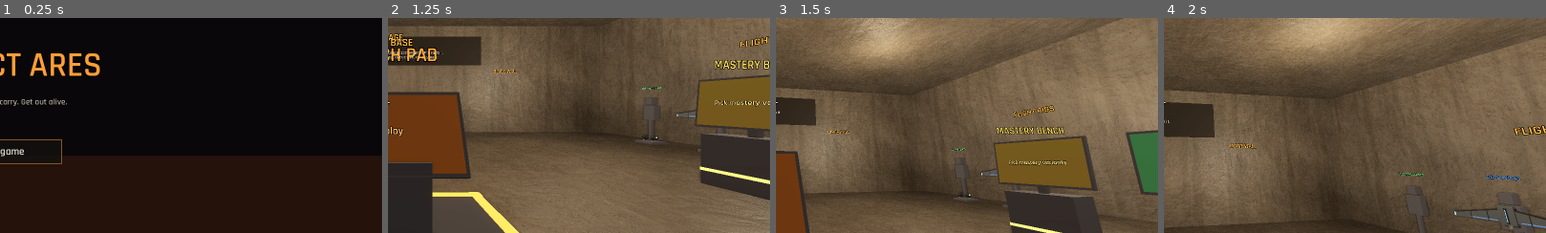
Above: before the commit, frames 1-4 (left to right).
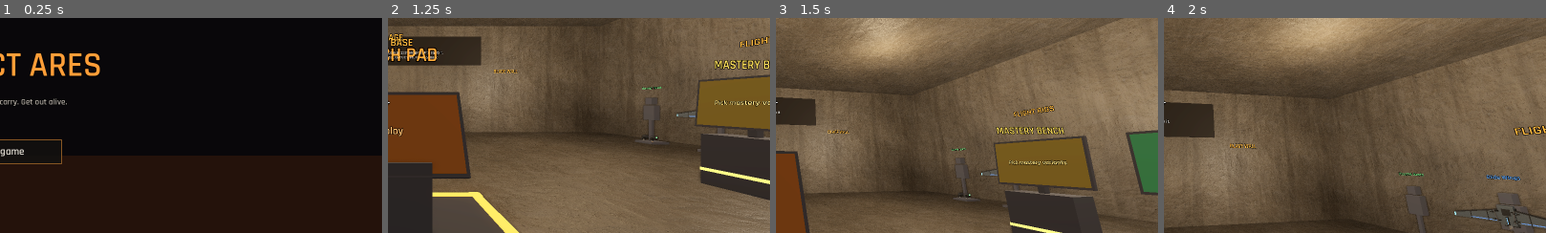
Above: after the commit, the same moments.

Repository: czinabu/projectares
Game: Godot game, scene res://scenes/start.tscn
Same seed, same stepped clock (60 frames per second), same inputs: the game is played once before the commit and once after it.
Inputs (mouse positions are % of the whole screen's width and height, from its top left):
- Up to frame 1 (0.25 s): no input
- Up to frame 2 (1.25 s): click "Start game" at 0.5 s
- Up to frame 3 (1.5 s): tap Enter (redeploy) at 1.25 s; move the mouse to (55, 50) at 1.27 s; hold W (move_forward) from 1.28 s (still down); hold P (phone) from 1.28 s (still down); tap Z (holster) at 1.35 s; click (55, 50) at 1.42 s
- Up to frame 4 (2 s): keep holding W (move_forward); keep holding P (phone); tap Space (jump) at 1.52 s
The pictures show only the part of the screen within x 50-100%, y 30-80%; the shares and areas given below are measured in that part.

Frames 1-3 are identical in both runs. In frame 4, 0.1% of the frame differs, in the area x 85-94%, y 88-97%.

Commit message:
Give the wing pack a heat screen and weapon clamps too
The wing pack gets a screen bay on its back (a "HeatDisplay", filled by the
HUD like a jetpack's) and a weapon rail on each side. The rails stand on
brackets behind the wing slots, far enough back that spread wings, which
sweep back a little, pass in front of a clamped weapon. Holstered long
weapons clamp to them as on a jetpack, so the screen stays in view.

Co-Authored-By: Claude Opus 5.5 <noreply@anthropic.com>
Claude-Session: https://claude.ai/code/session_01GXE5t4RMGZBQtAX2nCyaPz

Diff:
--- a/core/visual/actor_skin.gd
+++ b/core/visual/actor_skin.gd
@@ -110,8 +110,8 @@
 ## middle of a slung weapon sits out from the back or the rig's outer face.
 var back_surface := 0.13
 var sling_clearance := 0.04
-## Over a rig with weapon rails down its sides (a jetpack, whose back holds
-## its heat gauge), a long weapon is clamped to the rail on its side instead,
+## Over a rig with weapon rails down its sides (a jetpack or wing pack,
+## whose back holds its heat gauge), a long weapon is clamped to the rail on its side instead,
 ## so it never hides the screen: its middle this far up the rail from the
 ## rail's middle, and this far out from the clamp faces.
 var mount_rise := 0.02
--- a/core/visual/rig_model.gd
+++ b/core/visual/rig_model.gd
@@ -16,10 +16,10 @@
 ##   "Nozzle*"     Marker3D, flame start, pointing down (-Y). Its meta
 ##                 "flame" is Vector2(radius, length) for the flame.
 ##   "WingL/R"     Node3D hinges; `set_wing_spread` slides them in and out.
-##   "HeatDisplay" Marker3D on a jetpack: a clear flat face, looking back (+Z),
+##   "HeatDisplay" Marker3D on a jetpack or wing pack: a clear flat face, looking back (+Z),
 ##                 kept free for an in-world heat readout. Its meta "size"
 ##                 (Vector2, meters) is the room there is.
-##   "MountL/R"    Marker3D on a jetpack: the outer face of the weapon rail on
+##   "MountL/R"    Marker3D on a jetpack or wing pack: the outer face of the weapon rail on
 ##                 each side, where a holstered long weapon is clamped. +Y
 ##                 runs up the rail (leaning out at the top, so the two
 ##                 weapons stand in a slight V) and +X points straight out
@@ -45,6 +45,9 @@
 var rail_length := 0.3
 ## How far a clamp's prongs reach out past the rail to grip a weapon.
 var clamp_reach := 0.05
+## How far behind the wing slots a wing pack's weapon rails stand: spread,
+## the wings sweep back a little, and a clamped weapon must stay behind them.
+var wing_rail_standoff := 0.11
 
 
 ## Which model an item gets: "jetpack", "boots", "wings", or "" if it is not a
@@ -196,11 +199,17 @@
 	return root
 
 
-## A weapon rail on the outer face of a jetpack's pod cowl (`at`): a bar
+## A weapon rail on the outer face of a back rig's side (`at`; `standoff`
+## further back on brackets, where something slides out of that side): a bar
 ## that stands on the cowl at its foot and leans out at the top on a longer
 ## post, with a clamp near each end. Holstered long weapons are worn against
 ## the clamps ("MountL/R"), so they sit on the pack, not beside it.
-func _weapon_rail(root: Node3D, side: float, at: Vector3, glow: Color) -> void:
+func _weapon_rail(root: Node3D, side: float, at: Vector3, glow: Color, standoff := 0.0) -> void:
+	if standoff > 0.0:
+		# Brackets back from the pack's side to where the rail stands.
+		for y: float in [-rail_length * 0.38, rail_length * 0.38]:
+			root.add_child(_box(Vector3(0.02, 0.022, standoff + 0.01), Vector3(at.x - side * 0.008, at.y + y, at.z + standoff * 0.5), _mat(DARK)))
+		at.z += standoff
 	var lean := Basis(Vector3.BACK, -side * mount_lean)
 	var out := lean * Vector3(side, 0, 0)
 	var up := lean * Vector3.UP
@@ -265,8 +274,17 @@
 	root.add_child(_cylinder(0.04, 0.04, 0.28, Vector3(0, 0.16, 0.075), _mat(paint), Vector3(0, 0, PI / 2.0)))
 	for x: float in [-0.141, 0.141]:
 		root.add_child(_box(Vector3(0.006, 0.38, 0.03), Vector3(x, -0.06, 0.075), _mat(STRAP)))
-	root.add_child(_box(Vector3(0.04, 0.38, 0.03), Vector3(0, -0.06, 0.125), _mat(DARK)))
-	root.add_child(_box(Vector3(0.012, 0.3, 0.012), Vector3(0, -0.06, 0.142), _mat(accent, 1.2)))
+	# A screen bay up top, kept clear for the heat readout as on a jetpack,
+	# and the ridge below it.
+	var bay_at := Vector3(0, 0.03, 0.118)
+	root.add_child(_box(Vector3(0.15, 0.16, 0.006), bay_at, _mat(DARK)))
+	var display := Marker3D.new()
+	display.name = "HeatDisplay"
+	display.position = bay_at + Vector3(0, 0, 0.004)
+	display.set_meta("size", Vector2(0.13, 0.14))
+	root.add_child(display)
+	root.add_child(_box(Vector3(0.04, 0.2, 0.03), Vector3(0, -0.17, 0.125), _mat(DARK)))
+	root.add_child(_box(Vector3(0.012, 0.16, 0.012), Vector3(0, -0.17, 0.142), _mat(accent, 1.2)))
 	# One short launch nozzle at the bottom.
 	root.add_child(_cylinder(0.035, 0.05, 0.07, Vector3(0, -0.305, 0.075), _mat(STEEL)))
 	root.add_child(_cylinder(0.04, 0.04, 0.006, Vector3(0, -0.342, 0.075), _mat(EMBER, 0.8)))
@@ -291,6 +309,9 @@
 		hinge.set_meta("stowed_span", wing_stowed_span)
 		hinge.add_child(_wing(side, paint, accent))
 		root.add_child(hinge)
+		# The weapon rail stands off the back corner, behind the wing slot,
+		# so a clamped weapon never meets a wing sliding out.
+		_weapon_rail(root, side, Vector3(side * 0.14, -0.06, 0.075), accent, wing_rail_standoff)
 	set_wing_spread(root, 0.0)
 	return root
 
--- a/tests/rig_look_tests.gd
+++ b/tests/rig_look_tests.gd
@@ -34,13 +34,13 @@
 	mk2.free()
 	# A rail down each side clamps the holstered long weapons, leaning out at
 	# the top so they stand in a V; nothing else on the pack sticks out past it.
-	for id: String in ["jetpack_mk1", "jetpack_mk2"]:
+	for id: String in ["jetpack_mk1", "jetpack_mk2", "wings_glide"]:
 		var jet_model := RigModel.build_back(id)
 		var mount_l := jet_model.get_node_or_null("MountL") as Marker3D
 		var mount_r := jet_model.get_node_or_null("MountR") as Marker3D
 		t.check(mount_l != null and mount_r != null, "%s has a weapon rail on each side" % id)
 		if mount_l and mount_r:
-			t.check(mount_r.position.x > 0.2 and mount_l.position.x < -0.2
+			t.check(mount_r.position.x > 0.15 and mount_l.position.x < -0.15
 					and absf(mount_r.position.x + mount_l.position.x) < 0.001, "%s's rails are on its sides" % id)
 			t.check(mount_r.basis.y.x > 0.05 and mount_l.basis.y.x < -0.05 and mount_r.basis.y.y > 0.98,
 					"%s's rails lean out at the top, a slight V" % id)
@@ -52,6 +52,23 @@
 					var rail_x := mount_r.position.x + (box.get_center().y - mount_r.position.y) * mount_r.basis.y.x
 					past = maxf(past, maxf(box.end.x, -box.position.x) - rail_x)
 			t.check(past < 0.06, "%s has nothing past its rails but the clamps (%.3f m)" % [id, past])
+		t.check(jet_model.get_node_or_null("HeatDisplay") != null, "%s has a heat screen on its back" % id)
+		if jet_model.has_node("WingR"):
+			# Spread, a wing passes in front of the rail, never through a
+			# weapon clamped there.
+			RigModel.set_wing_spread(jet_model, 1.0)
+			var wing_back := -INF
+			for node in jet_model.get_node("WingR").find_children("*", "MeshInstance3D", true, false):
+				var mesh_node := node as MeshInstance3D
+				var xform := _in_xform(jet_model, mesh_node)
+				for i in mesh_node.mesh.get_surface_count():
+					for v: Vector3 in mesh_node.mesh.surface_get_arrays(i)[Mesh.ARRAY_VERTEX]:
+						var at := xform * v
+						# As far out as a clamped weapon reaches.
+						if mount_r and at.x < mount_r.position.x + 0.35:
+							wing_back = maxf(wing_back, at.z)
+			t.check(mount_r != null and mount_r.position.z - wing_back > 0.04,
+					"the wing pack's rails stand behind the wings (%.3f m clear)" % (mount_r.position.z - wing_back if mount_r else 0.0))
 		jet_model.free()
 	t.check(RigModel.build_back("boots_thruster") == null and RigModel.build_boot("jetpack_mk1", 1.0) == null,
 			"boots go only on the feet, and a jetpack only on the back")
@@ -245,6 +262,7 @@
 	t.check(pack_node != null and skin.find_children("Boot*", "Node3D", true, false).filter(
 			func(n: Node) -> bool: return not n.is_queued_for_deletion()).is_empty(), "glide wings replace the boots")
 	if pack_node:
+		_check_clamped(t, p, skin, pack_node)
 		var wing_tip := pack_node.get_node("WingR/Panel/TipLight") as Node3D
 		var stowed_at := p.to_local(wing_tip.global_position)
 		t.check(absf(stowed_at.x) < 0.2 and not wing_tip.is_visible_in_tree(), "the wings stay retracted on the ground")
@@ -311,8 +329,8 @@
 	actor.flight.enabled = true
 
 
-## With a jetpack on and the weapons holstered, the gun is clamped to the
-## rail on the right: its near side on the clamps, leaning out with the rail,
+## With a jetpack or wing pack on and the weapons holstered, the gun is
+## clamped to the rail on the right: its near side on the clamps, leaning out with the rail,
 ## and clear of the heat screen on the pack's back.
 static func _check_clamped(t: Node, p: Actor, skin: Node, jet: Node3D) -> void:
 	var gun: Weapon = null
@@ -328,7 +346,7 @@
 	var model: Node3D = skin._stowed_models.get(gun)
 	var mount := jet.get_node("MountR") as Marker3D
 	var screen := jet.get_node("HeatDisplay") as Marker3D
-	t.check(model != null and model.is_visible_in_tree(), "a holstered gun is worn with a jetpack on")
+	t.check(model != null and model.is_visible_in_tree(), "a holstered gun is worn with a %s on" % jet.name)
 	if model:
 		var to_jet := jet.global_transform.affine_inverse()
 		var near := INF
@@ -343,9 +361,9 @@
 					if absf(at.y - mount.position.y) < 0.08:
 						# Distance out from the rail's clamp faces, along the rail's normal.
 						near = minf(near, (at - mount.position).dot(mount.basis.x))
-		t.check(near > -0.01 and near < 0.02, "a holstered gun rests on the jetpack's clamps, not off them (%.3f m)" % near)
+		t.check(near > -0.01 and near < 0.02, "a holstered gun rests on the %s's clamps, not off them (%.3f m)" % [jet.name, near])
 		t.check(inner > screen.position.x + screen.get_meta("size", Vector2.ZERO).x * 0.5,
-				"a holstered gun leaves the jetpack's heat screen in view")
+				"a holstered gun leaves the %s's heat screen in view" % jet.name)
 		var along: Vector3 = (to_jet.basis * (model.get_parent() as Node3D).global_basis * Vector3.FORWARD).normalized()
 		# Held, a gun points along -Z; worn, that is up the rail.
 		t.check(along.x > 0.05 and along.y > 0.95, "a clamped gun leans out at the top with its rail")
Not shown, changed: CLAUDE.md
